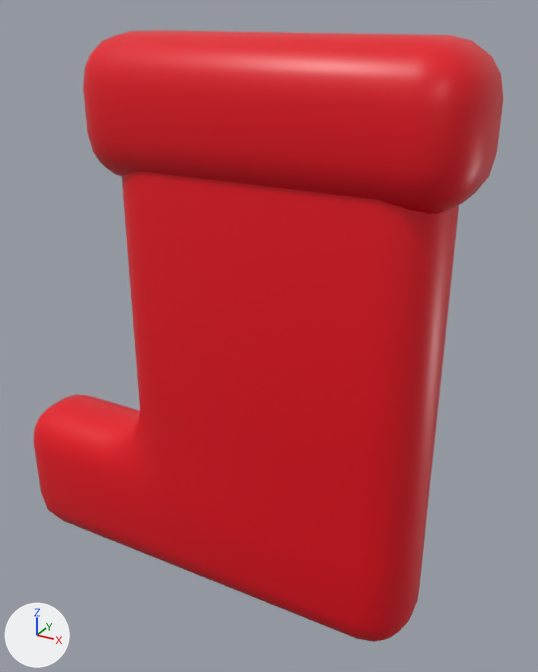
What one commit did to the FBX model Assets/Furniture Assets/FBX/stocking.fbx.
One viewpoint serves both versions: a 50 mm camera at (5.92, -11.12, 6.48) aimed at (-0.49, 0.54, 0.65). The lights are fixed; the arrows at lower left show +X, +Y and +Z.
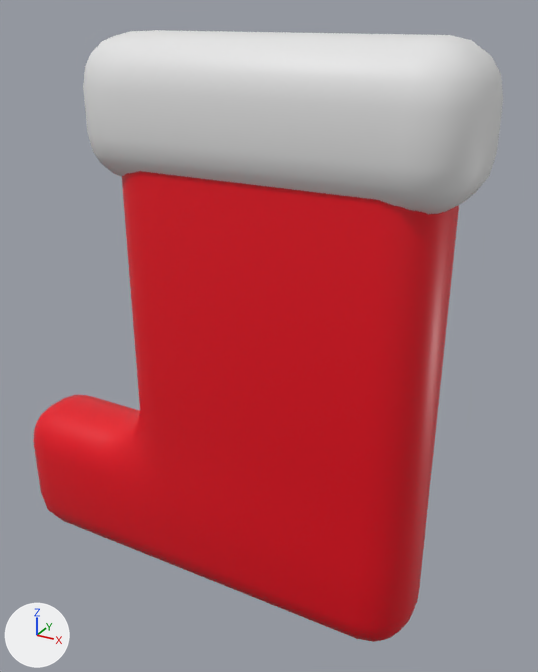
Changed parts and their boxes [x1, y1, x2, y2] in the pictures (538 x 672 px):
part 1 of me_cube, recoloured (red to white)
    both: [83, 30, 503, 214]

The change in detail:
Material 'Material.001' (mat_material_001) is new.
Its base color is (0.8, 0.8, 0.8) (white #e7e7e7).
me_cube has 504 vertices, 500 faces and spans x -6.25..3.46, y -1.21..1.23, z -4.96..6.13.
me_cube is used by ob_cube; location (0.0, 0.0, 0.0).
me_cube part 1: all 215 faces centred in x -3.53..3.46, y -1.21..1.23, z 3.62..6.13 switch from mat_material (red #e7001b) to mat_material_001 (white #e7e7e7).
